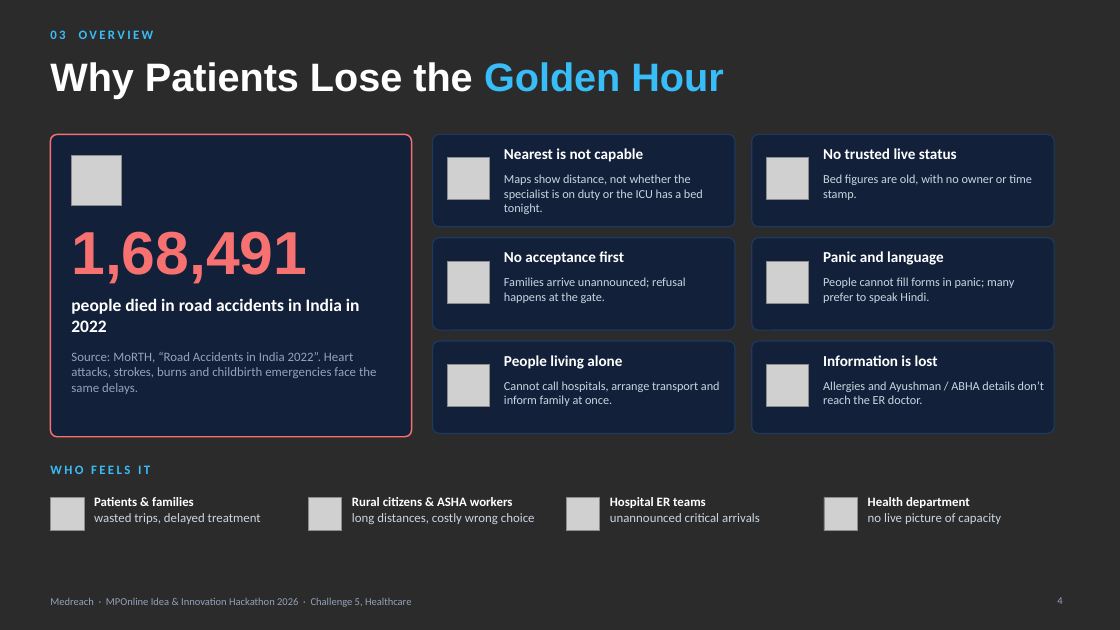
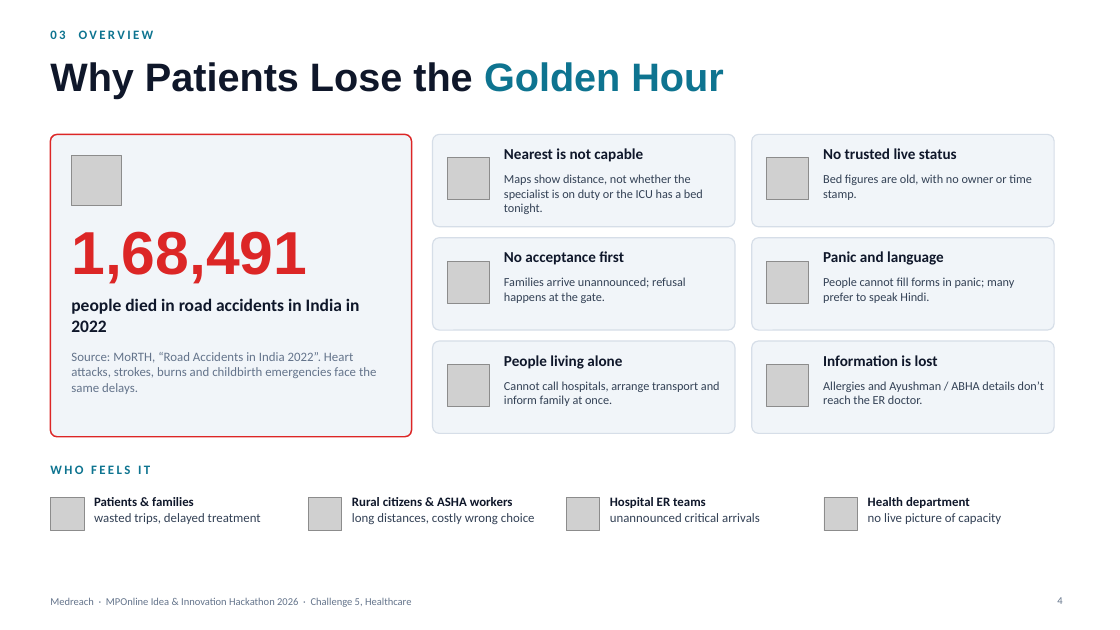
Before and after one commit to prakharporwal518-collab/Medreach, a slide deck: slide 4 of public/downloads/Medreach-Presentation-Final.pptx. Drawn at 1120x630 pixels with LibreOffice and Linux fonts; fonts in the diff are those of the drawing; grey boxes stand for pictures; background and template pictures are left out; a plain dark background stands for a picture behind light text. Boxes give left, top, right and bottom in pixels: in the first picture for what was removed or moved away, otherwise in the second. Text is boxed around its words. In the diff, an @@ line names an element or a change of style, - is before the commit and + after.

```diff
--- a/public/downloads/Medreach-Presentation-Final.pptx
+++ b/public/downloads/Medreach-Presentation-Final.pptx
@@ background picture (left out) to #FFFFFF @@
@@ text "03 OVERVIEW" at bbox=[50, 30, 154, 39]: text colour #38BDF8 to #0E7490 @@
@@ title "Why Patients Lose the Golden ..." at bbox=[50, 62, 723, 99]: text colour #FFFFFF to #0F172A in "Why Patients Lose the"; text colour #38BDF8 to #0E7490 in "Golden Hour" @@
@@ rounded rectangle at bbox=[50, 134, 412, 437]: fill #0E1F3D at 85% opacity to #F1F5F9; outline #F87171 1.25 pt to #DC2626 1.25 pt @@
@@ text "1,68,491" at bbox=[71, 231, 307, 284]: text colour #F87171 to #DC2626 @@
@@ fill #0E1F3D at 85% opacity to #F1F5F9; outline #1E3A5F 1 pt to #D6DEE8 1 pt in 6 elements at bbox=[433, 134, 735, 227], bbox=[752, 134, 1054, 227], bbox=[433, 238, 735, 330], bbox=[752, 238, 1054, 330], bbox=[433, 341, 735, 434], bbox=[752, 341, 1054, 434] @@
@@ text colour #FFFFFF to #0F172A in 7 elements at bbox=[71, 298, 360, 332], bbox=[504, 148, 643, 162], bbox=[823, 148, 957, 159], bbox=[504, 251, 624, 265], bbox=[823, 251, 944, 265], bbox=[504, 355, 622, 369], bbox=[823, 355, 938, 366] @@
@@ text colour #CBD5E1 to #334155 in 6 elements at bbox=[504, 174, 703, 214], bbox=[823, 174, 1032, 200], bbox=[504, 277, 685, 303], bbox=[823, 277, 1014, 303], bbox=[504, 381, 720, 406], bbox=[823, 381, 1044, 404] @@
@@ text "WHO FEELS IT" at bbox=[50, 465, 150, 474]: text colour #38BDF8 to #0E7490 @@
@@ text "Patients & families" at bbox=[94, 497, 261, 524]: text colour #FFFFFF to #0F172A in "Patients & families"; text colour #CBD5E1 to #334155 in "wasted trips, delayed treatment" @@
@@ text "Rural citizens & ASHA workers" at bbox=[352, 497, 535, 524]: text colour #FFFFFF to #0F172A in "Rural citizens & ASHA workers"; text colour #CBD5E1 to #334155 in "long distances, costly wrong choice" @@
@@ text "Hospital ER teams" at bbox=[610, 497, 760, 522]: text colour #FFFFFF to #0F172A in "Hospital ER teams"; text colour #CBD5E1 to #334155 in "unannounced critical arrivals" @@
@@ text "Health department" at bbox=[868, 497, 1001, 524]: text colour #FFFFFF to #0F172A in "Health department"; text colour #CBD5E1 to #334155 in "no live picture of capacity" @@
@@ text colour #94A3B8 to #64748B in 3 elements at bbox=[71, 352, 376, 394], bbox=[1057, 597, 1062, 604], bbox=[50, 597, 411, 607] @@
```
Also in this commit, not shown: 9 other slides changed, 4 other files.
